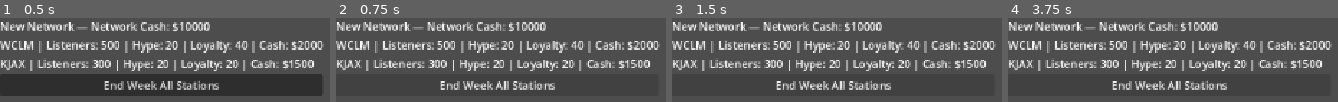
Above: before the commit, frames 1-4 (left to right).
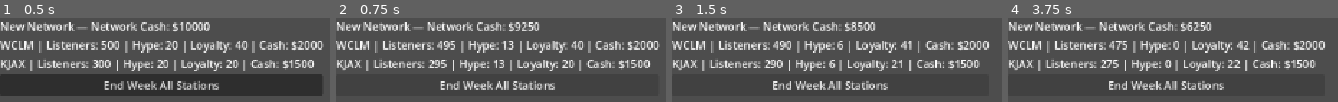
Above: after the commit, the same moments.

Repository: ConsumedMedia/drive-time-tycoon
Game: Godot game, scene res://scenes/main/main.tscn
Two runs of this game, one before a commit and one after it. Both use one fixed random seed, a clock stepped at 60 frames per second and the inputs below.
Inputs:
- Up to frame 1 (0.5 s): no input
- Up to frame 2 (0.75 s): click "End Week All Stations" at 0.5 s
- Up to frame 3 (1.5 s): click "End Week All Stations" at 1.25 s
- Up to frame 4 (3.75 s): click "End Week All Stations" at 2 s; tap Enter at 2.75 s; tap Space at 3.5 s

Frame 1 is identical in both runs. In frame 2, 1.5% of the frame differs, in the area x 28-64%, y 4-60%; in frame 3, 9.5%; in frame 4, 9.8%, in the area x 28-99%, y 4-86%.
Error before the commit: Invalid call. Nonexistent function 'run_weekly_tick' in base 'Node (weekly_tick.gd)'. (res://scenes/main/network_overview.gd:17)

Commit message:
Add missing run_weekly_tick network wrapper

Diff:
--- a/scripts/weekly_tick.gd
+++ b/scripts/weekly_tick.gd
@@ -23,6 +23,16 @@
 	Daypart.Slot.AFTERNOON: "Afternoon",
 	Daypart.Slot.NIGHT: "Night",
 }
+
+
+## Network-wide tick, called by the "End Week (All Stations)" button.
+## Runs every owned station's week, then handles network-level upkeep.
+func run_weekly_tick() -> void:
+	GameState.current_week += 1
+	GameState.cash -= GameState.total_weekly_salaries()
+
+	for station in GameState.owned_stations:
+		run_station_week(station)
 
 
 func run_station_week(station: Station) -> void:
